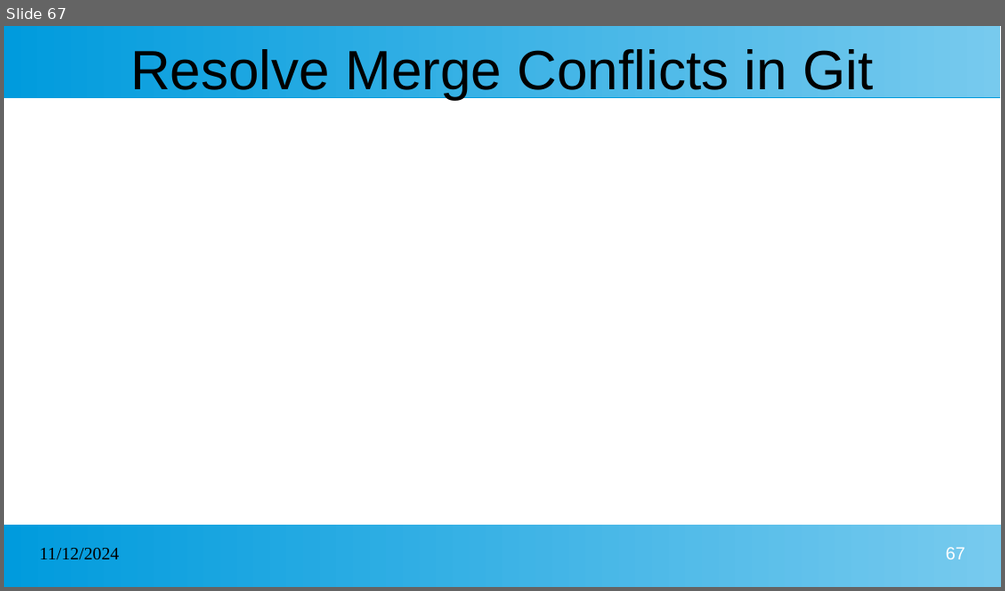
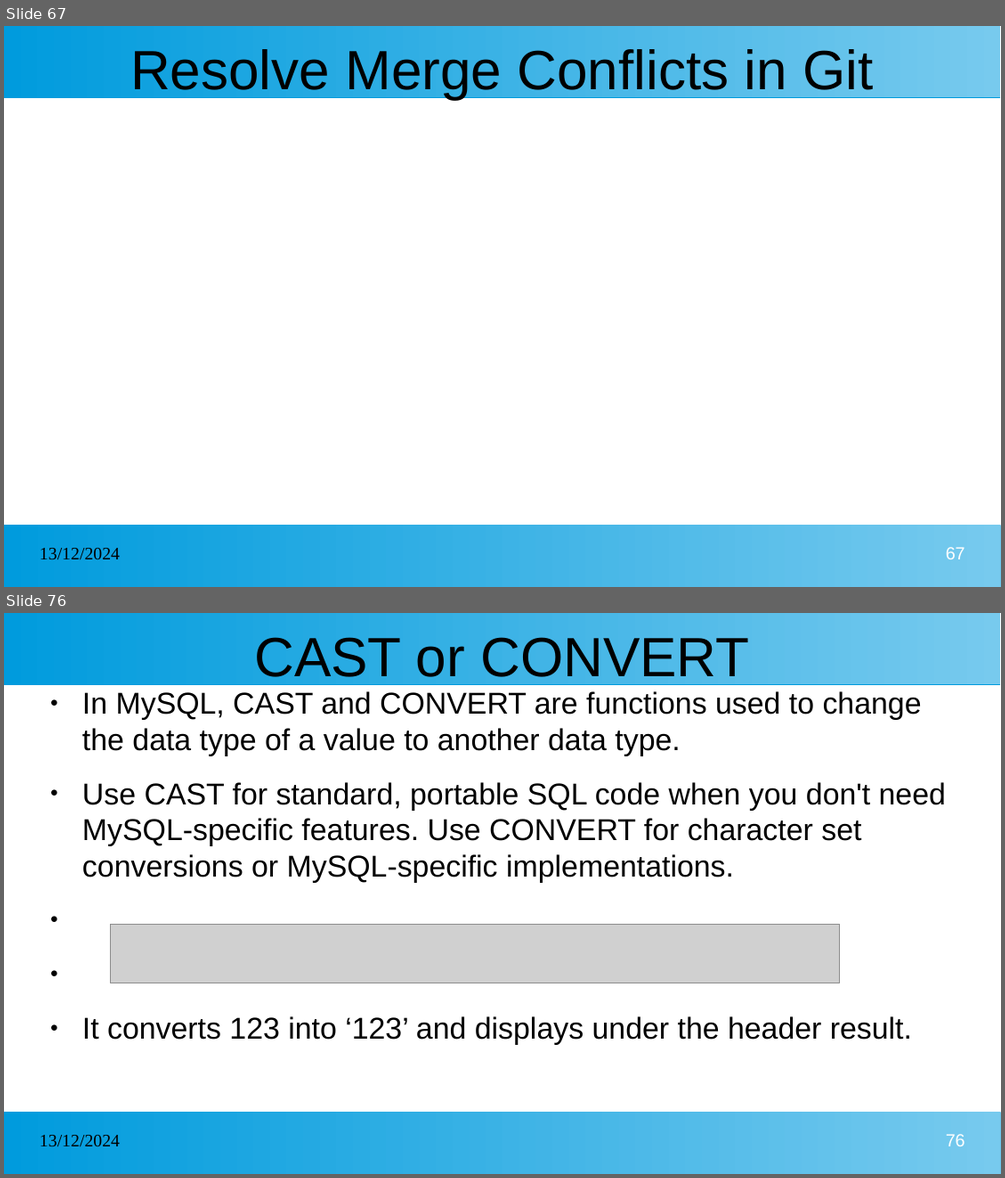
Before and after one commit to kcharankumar/MLA_Java_Arya, a slide deck: MLA Java Arya 1st week.pptx. Shown one above the other, each under a label of ours: slide 67 before the commit, slides 67 and 76 after it; the slides between them are not shown. The pictures are 1005x591 and 1005x1178 pixels, drawn with LibreOffice and Linux fonts; fonts in the diff are those of the drawing; grey boxes stand for pictures. Boxes give left, top, right and bottom in pixels: in the first picture for what was removed or moved away, otherwise in the second. Text is boxed around its words. In the diff, an @@ line names an element or a change of style, - is before the commit and + after.

```diff
--- a/MLA Java Arya 1st week.pptx
+++ b/MLA Java Arya 1st week.pptx
@@ slide 76 added at bbox=[4, 613, 1001, 1174], background #FFFFFF; not listed: 2 template elements that a slide beside it also shows @@
@@ title added at bbox=[254, 637, 749, 686], 44 pt, text #000000 @@
+CAST or CONVERT
@@ text added at bbox=[82, 691, 946, 1045], 24 pt, text #000000 @@
+● In MySQL, CAST and CONVERT are functions used to change the data type of a value to another data type.
+● Use CAST for standard, portable SQL code when you don't need MySQL-specific features. Use CONVERT for character set conversions or MySQL-specific implementations.
+● It converts 123 into ‘123’ and displays under the header result.
@@ picture added at bbox=[111, 925, 840, 983] @@
@@ text added at bbox=[40, 1135, 120, 1147], 14 pt, text #000000 @@
+13/12/2024
@@ page number added at bbox=[946, 1134, 965, 1146], 14 pt, text #FFFFFF @@
+76
@@ slide 67 changed as well @@
@@ text at bbox=[40, 548, 120, 560]: text changed @@
-11/12/2024
+13/12/2024
```
Also in this commit, not shown: 66 other slides changed, 38 other slides added.
